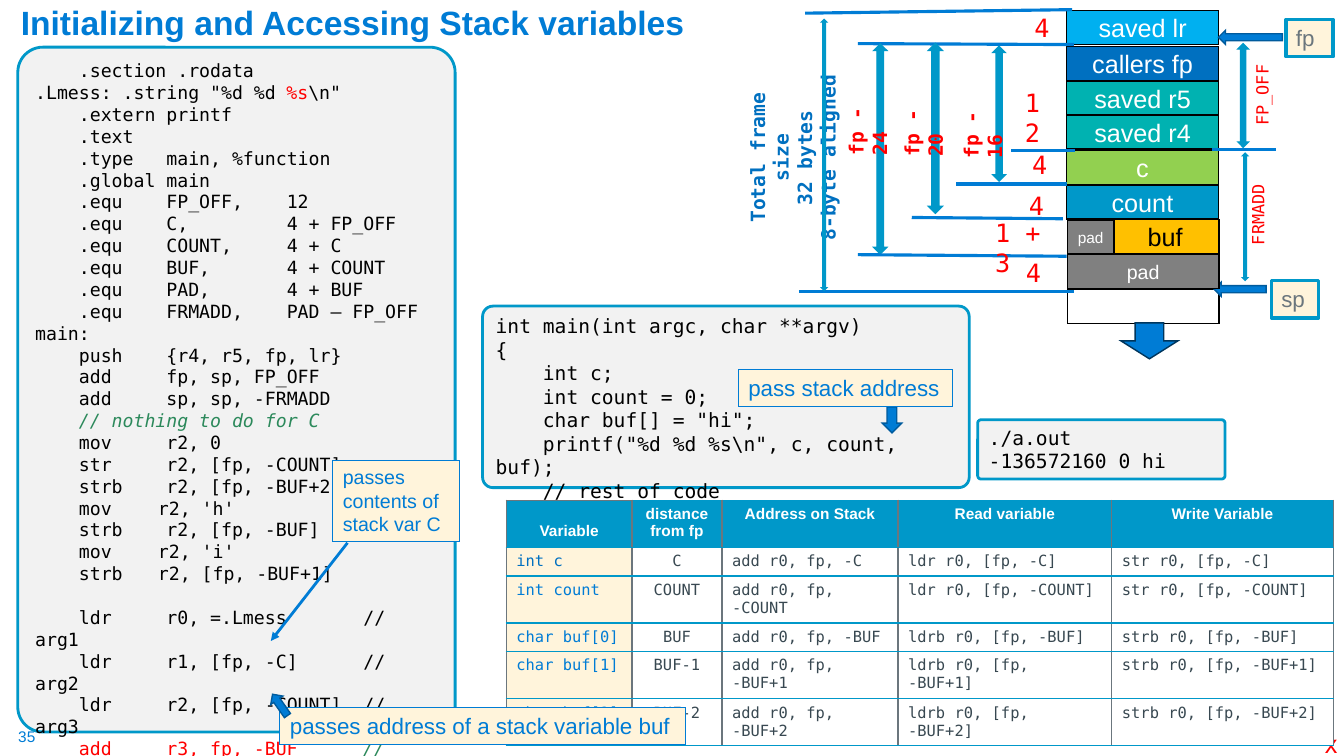
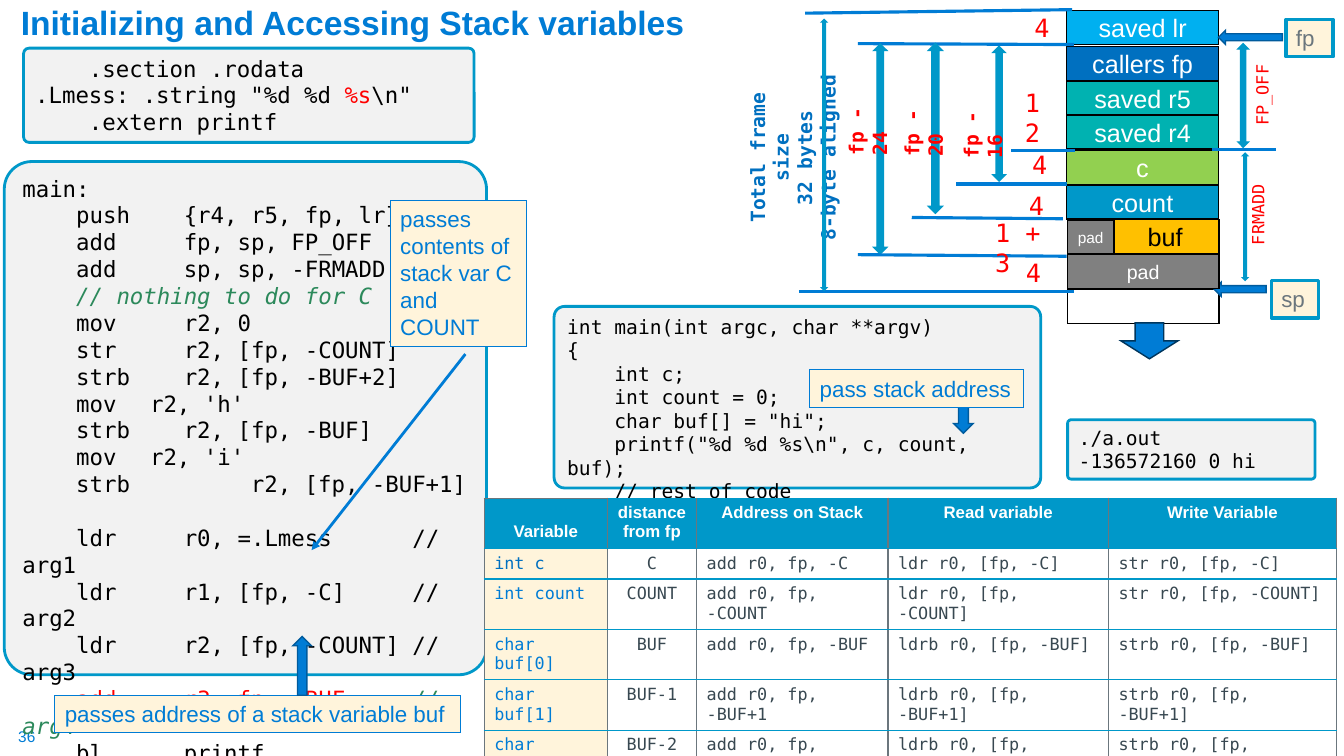
Before and after one commit to cse30-sp24/Muller-Slides, a slide deck: slide 36 of Lecture-17.pptx (slide 35 before the commit). Drawn at 1344x756 pixels with LibreOffice and Linux fonts; fonts in the diff are those of the drawing. Boxes give left, top, right and bottom in pixels: in the first picture for what was removed or moved away, otherwise in the second. Text is boxed around its words. In the diff, an @@ line names an element or a change of style, - is before the commit and + after.

```diff
--- a/Lecture-17.pptx
+++ b/Lecture-17.pptx
@@ rounded rectangle added at (x1=23, y1=48, x2=474, y2=143), fill #F2F2F2, outline #0098C9 2 pt, 16 pt, text #000000 @@
+.section .rodata
+.Lmess: .string "%d %d %s\n"
+.extern printf
@@ text in rounded rectangle at (x1=35, y1=63, x2=418, y2=322): paragraphs removed @@
-.section .rodata
-.Lmess: .string "%d %d %s\n"
-.extern printf
-.text
-.type main, %function
-.global main
-.equ FP_OFF, 12
-.equ C, 4 + FP_OFF
-.equ COUNT, 4 + C
-.equ BUF, 4 + COUNT
-.equ PAD, 4 + BUF
-.equ FRMADD, PAD – FP_OFF
@@ rounded rectangle "main:" resized from (x1=18, y1=47, x2=456, y2=732) to (x1=4, y1=161, x2=486, y2=675) @@
@@ rounded rectangle "main:" at (x1=4, y1=161, x2=486, y2=675): size 13 to 16 pt @@
@@ rectangle "passes contents of stack var ..." resized from (x1=333, y1=461, x2=460, y2=542) to (x1=390, y1=201, x2=527, y2=347) @@
@@ text in rectangle at (x1=400, y1=215, x2=512, y2=336): text changed; size 14 to 16 pt @@
-passes contents of stack var C
+passes contents of stack var C and COUNT
@@ arrow moved from (348, 543) - (271, 641) to (466, 354) - (312, 551) @@
@@ 1 rounded rectangle, 1 rectangle, 1 left arrow moved together from (x1=483, y1=307, x2=970, y2=488) to (x1=555, y1=307, x2=1042, y2=488) @@
@@ rounded rectangle "./a.out" moved from (x1=978, y1=419, x2=1225, y2=479) to (x1=1068, y1=419, x2=1315, y2=479) @@
@@ table at (x1=484, y1=498, x2=1337, y2=756) @@
@@ size 11 to 12 pt @@
@@ table resized from (x1=506, y1=500, x2=1334, y2=742) to (x1=484, y1=498, x2=1337, y2=756) @@
@@ left arrow at (x1=293, y1=637, x2=312, y2=695): rotation 55 to 90 degrees @@
@@ rectangle "passes address of a stack ..." moved from (x1=280, y1=708, x2=686, y2=745) to (x1=54, y1=696, x2=460, y2=733) @@
@@ page number at (x1=18, y1=729, x2=35, y2=742): text changed @@
-35
+36
```
Also in this commit, not shown: 7 other slides changed, 1 slide added, 3 other files.
